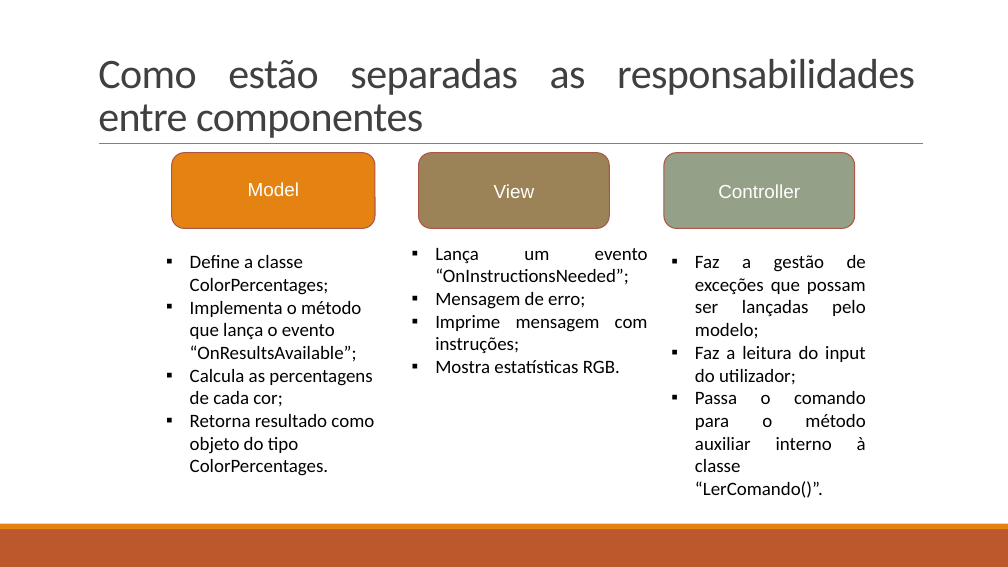
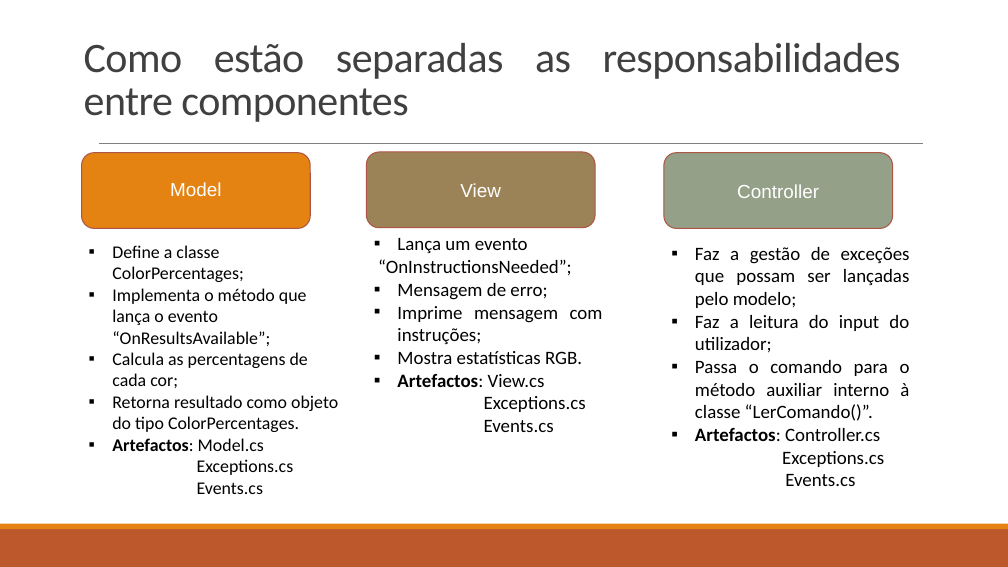
Before and after one commit to lightningspirit/LDS2023, a slide deck: slide 3 of Apresentação da aplicação demonstradora de análise e edição de imagens.pptx. Drawn at 1008x567 pixels with LibreOffice and Linux fonts; fonts in the diff are those of the drawing. Boxes give left, top, right and bottom in pixels: in the first picture for what was removed or moved away, otherwise in the second. Text is boxed around its words. In the diff, an @@ line names an element or a change of style, - is before the commit and + after.

```diff
--- a/Apresentação da aplicação demonstradora de análise e edição de imagens.pptx
+++ b/Apresentação da aplicação demonstradora de análise e edição de imagens.pptx
@@ title "Como estão separadas as responsabilidades ...": place and size @@
-title "Como estão separadas as responsabilidades ..." at (98,59,915,138)
+title "Como estão separadas as responsabilidades ..." at (84,43,901,122)
@@ text "Model": place and size @@
-text "Model" at (172,153,375,228)
+text "Model" at (82,153,311,228)
@@ rounded rectangle "View": place and size @@
-rounded rectangle "View" at (419,153,609,228)
+rounded rectangle "View" at (367,152,596,228)
@@ rounded rectangle "Controller": place and size @@
-rounded rectangle "Controller" at (664,153,854,228)
+rounded rectangle "Controller" at (664,153,893,228)
@@ text "Define a classe ColorPercentages;": place and size @@
-text "Define a classe ColorPercentages;" at (190,255,374,476)
+text "Define a classe ColorPercentages;" at (112,245,338,494)
@@ text "Lança um evento": place and size @@
-text "Lança um evento" at (435,248,648,373)
+text "Lança um evento" at (378,238,603,432)
@@ text at (378,238,572,276): text changed @@
-▪ Lança um evento “OnInstructionsNeeded”;
+▪ Lança um evento
+“OnInstructionsNeeded”;
@@ text "Faz a gestão de exceções ...": place and size @@
-text "Faz a gestão de exceções ..." at (695,255,866,498)
+text "Faz a gestão de exceções ..." at (695,247,910,486)
@@ text at (112,245,338,432): size 18 to 17 pt in "Define a classe ColorPercentages;", "Implementa o método que lança o evento ...", "Calcula as percentagens de cada cor;", "Retorna resultado como objeto do tipo ColorPercentages." @@
@@ text at (397,374,586,432): paragraphs added @@
+▪ Artefactos: View.cs
+Exceptions.cs
+Events.cs
@@ text at (112,438,294,494): paragraphs added @@
+▪ Artefactos: Model.cs
+Exceptions.cs
+Events.cs
@@ text at (695,428,884,486): paragraphs added @@
+▪ Artefactos: Controller.cs
+Exceptions.cs
+Events.cs
```
Also in this commit, not shown: 11 other files.
